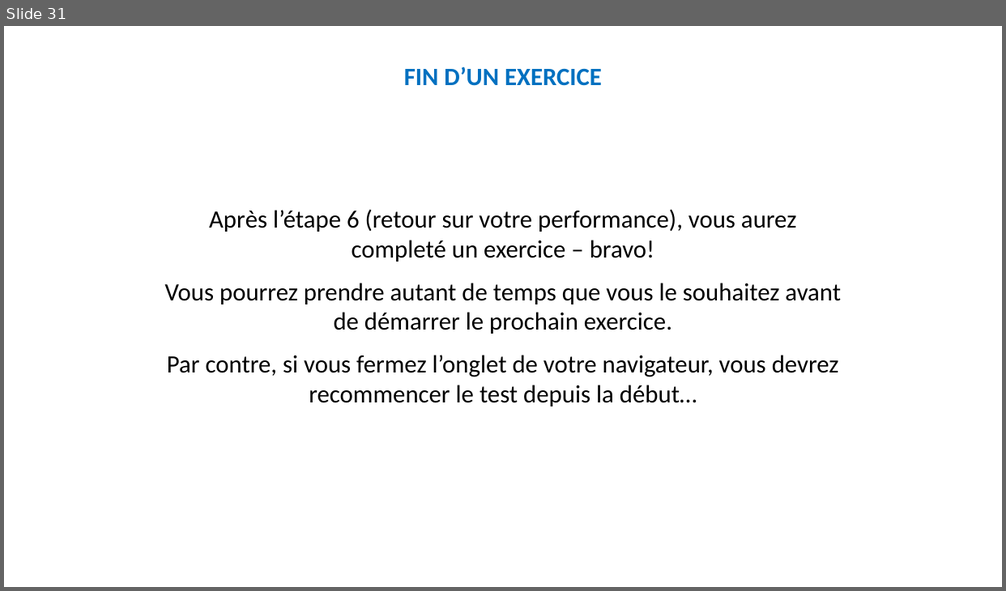
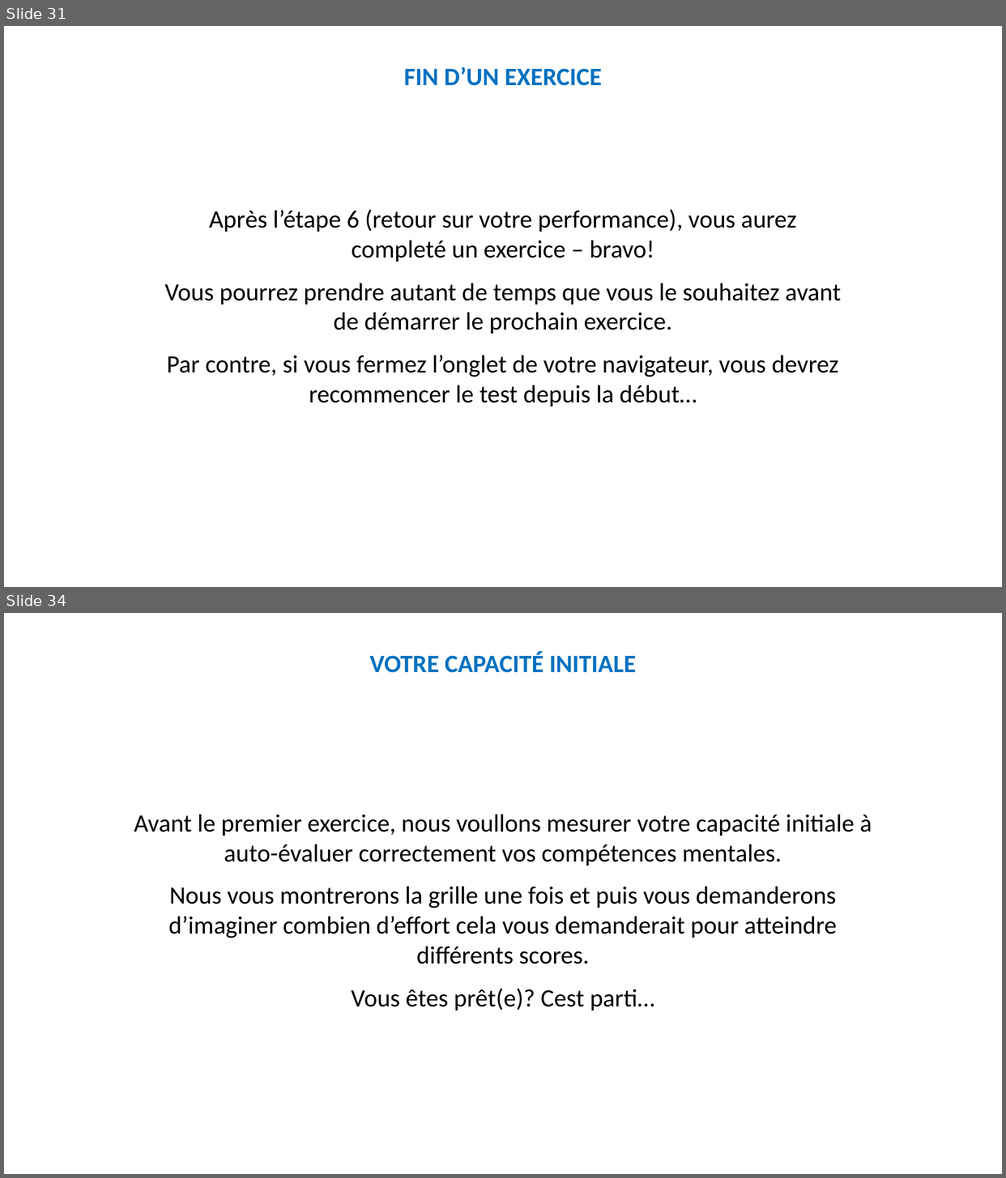
Before and after one commit to MBB-team/Online_Testing, a slide deck: src/SE_ELAN/Stimuli/Instructions.pptx. Shown one above the other, each under a label of ours: slide 31 before the commit, slides 31 and 34 after it; the slides between them are not shown. The pictures are 1006x591 and 1006x1178 pixels, drawn with LibreOffice and Linux fonts; fonts in the diff are those of the drawing. Boxes give left, top, right and bottom in pixels: in the first picture for what was removed or moved away, otherwise in the second. Text is boxed around its words. In the diff, an @@ line names an element or a change of style, - is before the commit and + after.

```diff
--- a/src/SE_ELAN/Stimuli/Instructions.pptx
+++ b/src/SE_ELAN/Stimuli/Instructions.pptx
@@ slide 34 added at [4,613,1002,1174], background #FFFFFF @@
@@ text added at [370,652,636,673], 24 pt, text #0070C0, bold @@
+VOTRE CAPACITÉ INITIALE
@@ text added at [134,814,872,1011], 24 pt, text #000000 @@
+Avant le premier exercice, nous voullons mesurer votre capacité initiale à auto-évaluer correctement vos compétences mentales.
+Nous vous montrerons la grille une fois et puis vous demanderons d’imaginer combien d’effort cela vous demanderait pour atteindre différents scores.
+Vous êtes prêt(e)? Cest parti…
```
Also in this commit, not shown: 26 slides changed, 2 other files.
